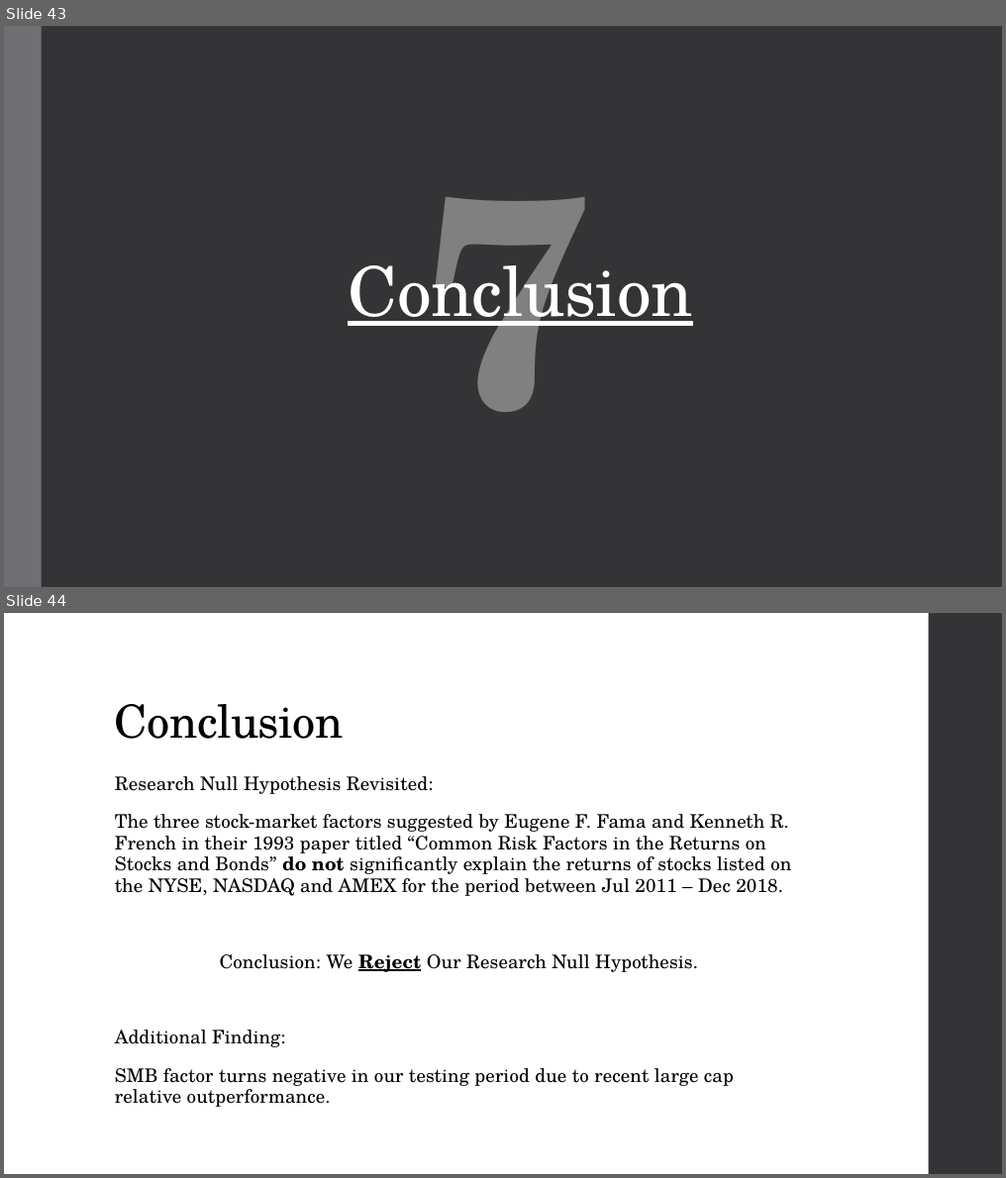
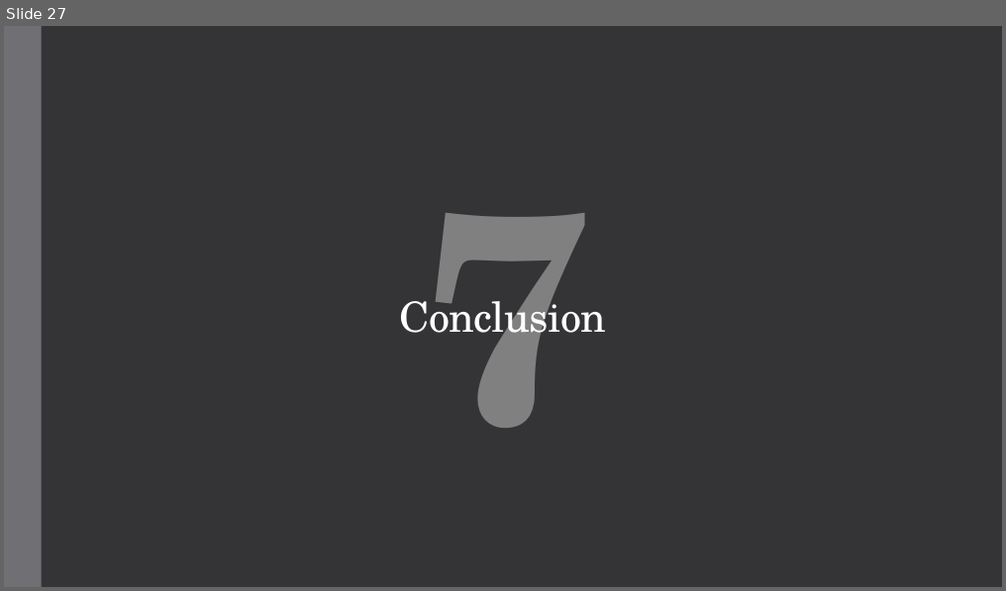
Before and after one commit to fuzzylove87/QF604-Econometrics, a slide deck: QF604 Econometrics Final v1.0.pptx. Shown one above the other, each under a label of ours: slides 43 and 44 before the commit, slide 27 after it. The pictures are 1006x1178 and 1006x591 pixels, drawn with LibreOffice and Linux fonts; fonts in the diff are those of the drawing. Boxes give left, top, right and bottom in pixels: in the first picture for what was removed or moved away, otherwise in the second. Text is boxed around its words. In the diff, an @@ line names an element or a change of style, - is before the commit and + after.

```diff
--- a/QF604 Econometrics Final v1.0.pptx
+++ b/QF604 Econometrics Final v1.0.pptx
@@ slide 44 removed at (4, 613, 1002, 1174), background #FFFFFF @@
@@ rectangle removed at (929, 613, 1002, 1174) @@
@@ title removed at (115, 704, 344, 739) @@
-Conclusion
@@ text removed at (115, 776, 791, 1107) @@
-Research Null Hypothesis Revisited:
-The three stock-market factors suggested by Eugene F. Fama and Kenneth R. French in their 1993 paper titled “Common Risk Factors in the Returns on Stocks and Bonds” do not significantly explain the returns of stocks listed on the NYSE, NASDAQ and AMEX for the period between Jul 2011 – Dec 2018.
-Conclusion: We Reject Our Research Null Hypothesis.
-Additional Finding:
-SMB factor turns negative in our testing period due to recent large cap relative outperformance.
@@ what was slide 43 is now slide 27 @@
@@ slide 27 changed as well @@
@@ text "7": place and size @@
-text "7" at (423, 197, 594, 412)
+text "7" at (422, 213, 593, 428)
@@ title "Conclusion": place and size @@
-title "Conclusion" at (348, 249, 692, 337)
+title "Conclusion" at (400, 291, 607, 345)
@@ title "Conclusion" at (400, 291, 607, 345): size 66 to 40 pt, underline off @@
```
Also in this commit, not shown: 1 other slide changed, 8 slides added, 26 other slides removed.
